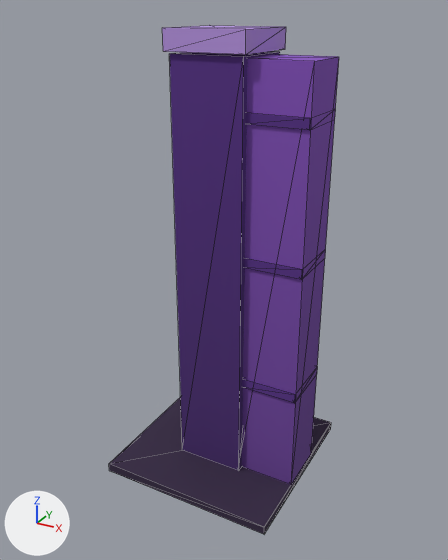
Two versions of the glTF model data/model/model_45_crystal_end.glb, one commit apart.
The view is the same before and after, from a camera (50 mm lens) standing at (1.48, -2.71, 2.48) and looking at (0.0, -0.03, 1.14). Arrows for +X, +Y and +Z are at lower left; the lights stay in place. The first picture is the older version. Mesh edges are drawn as thin lines. Vertices at exactly the same position are counted once.
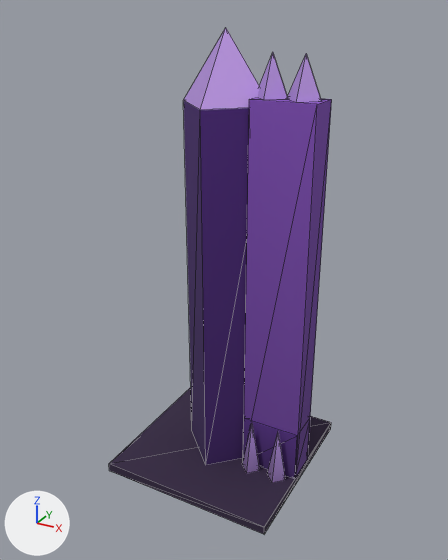
Changed parts and their boxes [x1, y1, x2, y2] in the pictures (448 x 560 px):
'Mesh_0', reshaped: before [109, 25, 339, 534]; after [109, 28, 332, 534]
part 1 of me_mesh_0, added (purple): after [244, 98, 332, 478]
part 2 of me_mesh_0, added (purple): after [243, 416, 311, 479]
part 3 of me_mesh_0, rebuilt: before [169, 51, 280, 471]; after [183, 28, 259, 465]
part 4 of me_mesh_0, deleted (purple): before [244, 250, 326, 280]
part 5 of me_mesh_0, deleted (purple): before [246, 109, 336, 130]
part 6 of me_mesh_0, deleted (purple): before [162, 25, 286, 55]
part 7 of me_mesh_0, deleted (purple): before [242, 366, 318, 403]
part 8 of me_mesh_0, cut back: before [242, 54, 339, 485]; after [242, 53, 322, 483]

The change, as a diff of the scene's bpy script:
```diff
--- a/data/model/model_45_crystal_end.glb.py
+++ b/data/model/model_45_crystal_end.glb.py
@@ me_mesh_0 @@
 # used by ob_mesh_0; location = (0.0, 0.0, 0.0)
-me_mesh_0.from_pydata(...)  # 56 vertices, 84 faces; spans x -0.5..0.5, y -0.5..0.5, z 0.0..2.4
+me_mesh_0.from_pydata(...)  # 67 vertices, 90 faces; spans x -0.5..0.5, y -0.5..0.5, z 0.0..2.4
+# me_mesh_0 part 1: a new loose piece, a box spanning x 0.17..0.5, y -0.09..0.09, z 0.05..2.1, in mat_material_0 (picture img_image_0)
+# me_mesh_0 part 2: a new loose piece, a box spanning x 0.17..0.5, y -0.1..0.1, z 0.05..0.35, in mat_material_0 (picture img_image_0)
+# me_mesh_0 part 3: the loose piece of 8 vertices spanning x -0.19..0.19, y -0.19..0.19, z 0.05..2.29 is rebuilt with 11 vertices and now spans x -0.24..0.24, y -0.24..0.24, z 0.05..2.4
+# me_mesh_0 part 4: the loose piece of 8 vertices spanning x 0.17..0.5, y -0.16..0.16, z 1.3..1.35 is deleted
+# me_mesh_0 part 5: the loose piece of 8 vertices spanning x 0.17..0.5, y -0.16..0.16, z 2.0..2.05 is deleted
+# me_mesh_0 part 6: the loose piece of 8 vertices spanning x -0.21..0.21, y -0.21..0.21, z 2.3..2.4 is deleted
+# me_mesh_0 part 7: the loose piece of 8 vertices spanning x 0.17..0.5, y -0.16..0.16, z 0.6..0.65 is deleted
+# me_mesh_0 part 8
+# 8 vertices are removed from x 0.17..0.5, y -0.15..0.15, z 0.05..2.28
+# 12 faces are deleted
+# 24 vertices are added at x 0.16..0.48, y -0.19..0.13, z 0.05..2.3
+# 8 new vertices lie (0.06, 0.06, 0.0) away from vertices in x 0.18..0.4, y -0.19..0.13, z 0.05
+# 36 new faces join them
 me_mesh_0.materials.append(mat_material_0)
```
